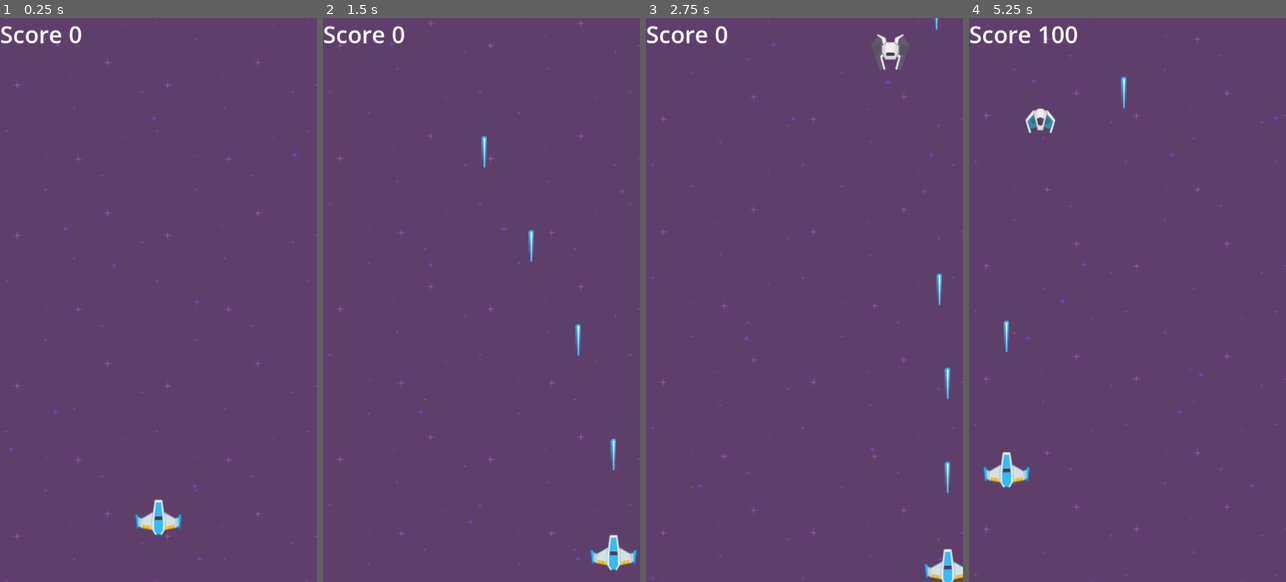
Above: before the commit, frames 1-4 (left to right).
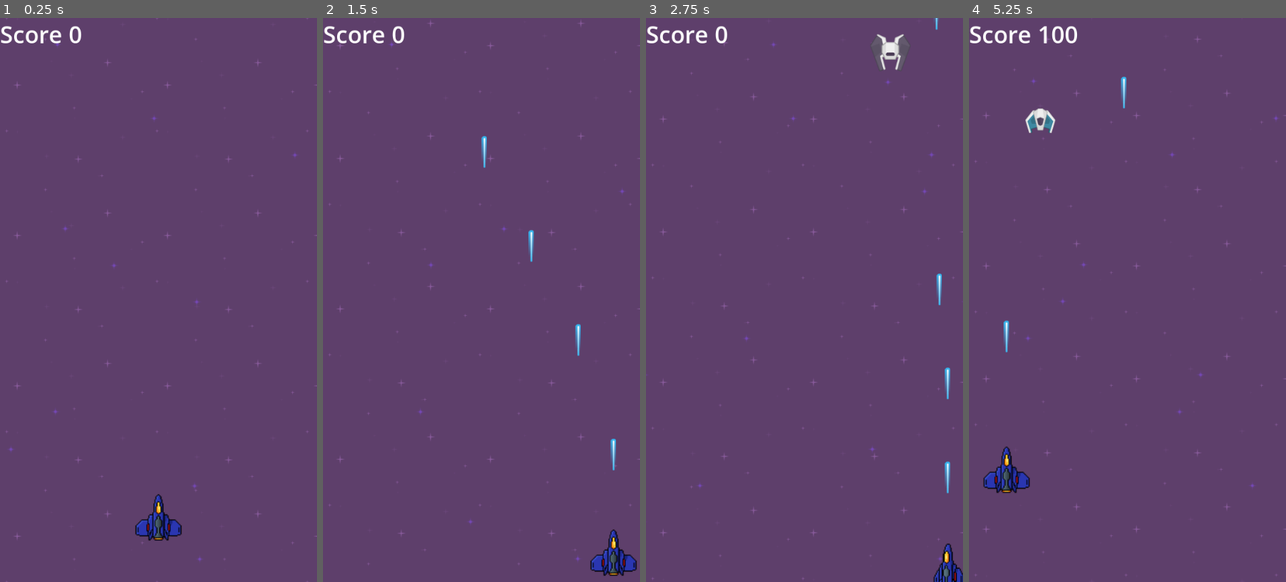
Above: after the commit, the same moments.

Repository: anabelacejas/2025-TP-INTEGRADOR-Q1-M3
Game: Godot game, scene res://Scenes/game.tscn
Two runs of this game, one before a commit and one after it. Both use one fixed random seed, a clock stepped at 60 frames per second and the inputs below.
Inputs:
- Up to frame 1 (0.25 s): no input
- Up to frame 2 (1.5 s): hold D (move_right) 0.53-1.28 s; hold Space (shoot) 0.53-1.28 s; hold S (move_down) from 1.28 s (still down); tap Space (shoot) at 1.35 s
- Up to frame 3 (2.75 s): release S (move_down) at 2.03 s; hold D (move_right) from 2.03 s (still down); hold Space (shoot) from 2.03 s (still down)
- Up to frame 4 (5.25 s): release D (move_right) at 2.78 s; release Space (shoot) at 2.78 s; hold W (move_up) 2.78-3.53 s; tap Space (shoot) at 2.85, 4.35 s; hold Space (shoot) 3.53-4.28 s; hold A (move_left) 3.53-5.03 s; hold S (move_down) from 5.03 s (still down); hold Space (shoot) from 5.03 s (still down)

The runs differ from the first frame. In frame 1, 0.7% of the frame differs, in the area x 42-58%, y 84-93%; in frame 2, 0.7%; in frame 3, 0.5%; in frame 4, 0.7%, in the area x 4-20%, y 75-85%.

Commit message:
add left an right animation

Diff:
--- a/Scenes/player.tscn
+++ b/Scenes/player.tscn
@@ -1,19 +1,58 @@
-[gd_scene load_steps=3 format=3 uid="uid://cp8l4kfwgubhc"]
+[gd_scene load_steps=7 format=3 uid="uid://cp8l4kfwgubhc"]
 
 [ext_resource type="Script" uid="uid://poi3m17onth5" path="res://Scripts/player.gd" id="1_cvnsp"]
-[ext_resource type="Texture2D" uid="uid://edbxal1qxt5r" path="res://Assets/PNG/playerShip1_blue.png" id="1_v0iea"]
+[ext_resource type="Texture2D" uid="uid://c2ktttwhj4el0" path="res://Assets/PNG/player_animated_ship.png" id="3_6t5aa"]
+
+[sub_resource type="AtlasTexture" id="AtlasTexture_vgqql"]
+atlas = ExtResource("3_6t5aa")
+region = Rect2(96, 0, 48, 48)
+
+[sub_resource type="AtlasTexture" id="AtlasTexture_fkybt"]
+atlas = ExtResource("3_6t5aa")
+region = Rect2(48, 0, 48, 48)
+
+[sub_resource type="AtlasTexture" id="AtlasTexture_x3wgy"]
+atlas = ExtResource("3_6t5aa")
+region = Rect2(144, 0, 48, 48)
+
+[sub_resource type="SpriteFrames" id="SpriteFrames_3smsa"]
+animations = [{
+"frames": [{
+"duration": 1.0,
+"texture": SubResource("AtlasTexture_vgqql")
+}],
+"loop": true,
+"name": &"default",
+"speed": 5.0
+}, {
+"frames": [{
+"duration": 1.0,
+"texture": SubResource("AtlasTexture_fkybt")
+}],
+"loop": true,
+"name": &"left",
+"speed": 5.0
+}, {
+"frames": [{
+"duration": 1.0,
+"texture": SubResource("AtlasTexture_x3wgy")
+}],
+"loop": true,
+"name": &"right",
+"speed": 5.0
+}]
 
 [node name="Player" type="CharacterBody2D" groups=["player"]]
 collision_mask = 12
 script = ExtResource("1_cvnsp")
 
-[node name="Sprite2D" type="Sprite2D" parent="."]
-scale = Vector2(0.8, 0.8)
-texture = ExtResource("1_v0iea")
-
 [node name="CollisionPolygon2D" type="CollisionPolygon2D" parent="."]
 scale = Vector2(0.8, 0.8)
-polygon = PackedVector2Array(0, 0, -12, -12, -35, 2, -40, 0, -45, -7, -50, -6, -46, 24, -43, 24, -41, 20, -38, 22, -14, 27, -8, 37, 8, 37, 13, 28, 36, 24, 41, 21, 43, 25, 47, 25, 50, -5, 45, -7, 40, -1, 36, 1, 13, -12, 9, -38, -9, -38, -12, -12)
+polygon = PackedVector2Array(-20, -5, -20, 1.25, -23.75, 5, -36.25, 5, -47.5, 17.5, -47.5, 35, -46.25, 37.5, -41.25, 37.5, -38.75, 40, -21.25, 40, -18.75, 48.75, -11.25, 40, -7.5, 47.5, 7.5, 47.5, 11.25, 40, 20, 48.75, 21.25, 38.75, 40, 38.75, 47.5, 36.25, 47.5, 17.5, 36.25, 6.25, 22.5, 6.25, 22.5, 2.5, 20, -6.25, 12.5, -6.25, 10, -11.25, 10, -30, 0, -50, -10, -30, -11.25, -11.25, -12.5, -5)
 
 [node name="Aim" type="Marker2D" parent="."]
 position = Vector2(0, -35)
+
+[node name="AnimatedSprite2D" type="AnimatedSprite2D" parent="."]
+scale = Vector2(1.7, 1.7)
+sprite_frames = SubResource("SpriteFrames_3smsa")
--- a/Scripts/player.gd
+++ b/Scripts/player.gd
@@ -4,6 +4,7 @@
 @export var firing_rate = 0.25
 
 @onready var aim = $Aim
+@onready var anim_sprite = $AnimatedSprite2D
 
 signal laser_shot(lascer_scene, location)
 signal killed
@@ -24,6 +25,13 @@
 	velocity = direction * speed
 	move_and_slide()
 
+	if direction.x > 0:
+			anim_sprite.play("left")
+	elif direction.x < 0:
+			anim_sprite.play("right")
+	else:
+			anim_sprite.play("default")
+
 	var margin = Vector2(26,26)
 	global_position = global_position.clamp(margin,get_viewport_rect().size - margin)
 
Binary file added: Assets/PNG/player_animated_ship.png
Not shown, added: Assets/PNG/player_animated_ship.png.import
